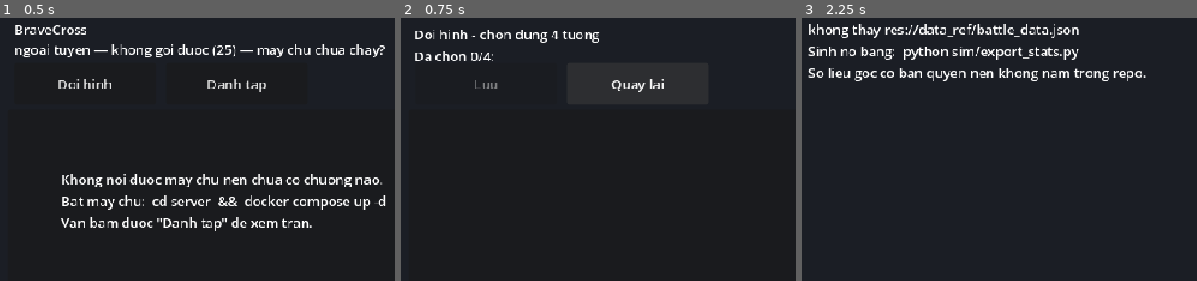
Above: before the commit, frames 1-3 (left to right).
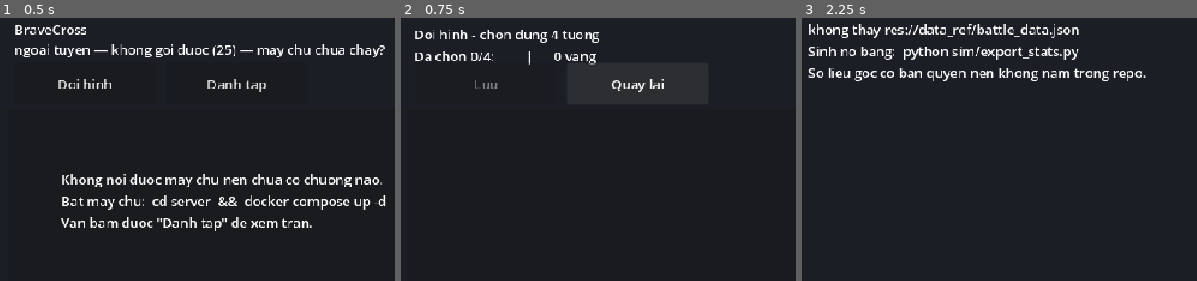
Above: after the commit, the same moments.

Repository: lvthe/bravecross-game
Game: Godot game, scene res://ui/menu.tscn
Same seed, same stepped clock (60 frames per second), same inputs: the game is played once before the commit and once after it.
Inputs:
- Up to frame 1 (0.5 s): no input
- Up to frame 2 (0.75 s): click "Doi hinh" at 0.5 s
- Up to frame 3 (2.25 s): click "Quay lai" at 1.25 s; click "Danh tap" at 2 s
The pictures show only the part of the screen within x 0-50%, y 0-50%; the shares and areas given below are measured in that part.

Frame 1 is identical in both runs. In frame 2, 0.2% of the frame differs, in the area x 32-50%, y 12-18%; in frame 3, nothing differs.

Commit message:
He cap va nang cap, dung AddGrowthFactor cua ban goc
Bang tuong co AddGrowthFactor khac nhau tung tuong (0 den 2,0) va
GameHeroMaxLevelConfig cho cap toi da 40 o pham chat 1. He so tang truong:
(GrowthFactor + AddGrowthFactor * (cap-1)) / GrowthFactor — chia lai cho
GrowthFactor de cap 1 luon bang 1.00, nho vay moi con so tham chieu cu giu
nguyen. LvBuGod x20,5 o cap 40 con GuYong chi x6,9: mot cua chon doi hinh that.

Vang: qua chuong moi duoc 60 x chuong; thang lai chuong da qua duoc 25%. Nang
mot cap ton 40 x cap hien tai. RPC bx.level_up, may chu tru vang va ghi ban
luu; client khong tu dat cap duoc.

Cai o ca ba ban Python/GDScript/Lua nhu thuong le.

HAI LOI THIET KE DA SUA, deu la be tac that:

1. Chuong 1 boc trung tuong manh nhat. Doi dich boc ngau nhien tu ca bang nen
   chuong 1 gap ngay LvBuGod: hoa 2-2, tran gan nhu tat dinh nen danh lai bao
   nhieu lan cung hoa, khong co vang de nang cap — ket cung ngay chuong dau.
   Da thu that: 6 tran deu hoa. Nay doi dich lay tu cua so truot tren danh
   sach xep theo suc manh.

2. Ket o mot chuong la het duong kiem vang. Ban dau chi chuong moi moi thuong.
   Nay thang chuong cu van duoc 25%.

Man doi hinh hien cap, ky nang va vang, moi tuong mot nut nang cap.

Tat ca xanh: 144/144 rig, 12/12 doi chieu chien dau, 24/24 giao van, 24/24
phien choi, 43/43 RPC, 35/35 mo phong Python, 37/37 luat may chu.

Co-Authored-By: Claude Opus 5 <noreply@anthropic.com>

Diff:
--- a/battle/battle.gd
+++ b/battle/battle.gd
@@ -178,7 +178,12 @@
 					LEFT_X if t == 0 else RIGHT_X,
 					MID_Y + (float(i) - (roster[t].size() - 1) * 0.5) * ROW_GAP)
 			add_child(u)
-			u.setup(combat.make(hero_name), t, combat.rules, rng,
+			# Doi cua nguoi choi dung cap that; doi dich luon cap 1 (do manh
+			# cua chung the hien qua he so cua chuong).
+			var lv := 1
+			if t == 0 and session != null:
+				lv = session.level_of(hero_name)
+			u.setup(combat.make(hero_name, lv), t, combat.rules, rng,
 					(ART + hero_name) if with_art else "", RIG_SCALE)
 			teams[t].append(u)
 	_refresh()
--- a/battle/combat.gd
+++ b/battle/combat.gd
@@ -31,6 +31,16 @@
 	"GongJi":    {"ap": 1.2},           # cong kich: sat thuong cao
 	"ShiXue":    {"lifesteal": 0.15},   # thi huyet: hut mau
 }
+
+
+## He so tang truong theo cap, CHUAN HOA ve 1.0 o cap 1. Phai KHOP
+## level_growth() trong sim/battle.py va o server/modules/battle.lua.
+static func level_growth(row: Dictionary, level: int) -> float:
+	var g := float(row.get("GrowthFactor", 1))
+	if g == 0.0:
+		g = 1.0
+	var add := float(row.get("AddGrowthFactor", 0.0))
+	return (g + add * float(maxi(1, level) - 1)) / g
 
 
 ## Mot tuong da quy ra chi so, giu luon mau va no hien tai.
@@ -54,12 +64,16 @@
 	var taken: float          ## he so sat thuong PHAI CHIU (thuoc ben chiu)
 	var pierce: float         ## bo qua bao nhieu phan giap doi phuong
 	var lifesteal: float
-
-	func _init(row: Dictionary, base: Dictionary, rules: Dictionary) -> void:
+	var level: int
+
+	func _init(row: Dictionary, base: Dictionary, rules: Dictionary,
+			lv: int = 1) -> void:
+		level = maxi(1, lv)
 		name = row.get("HeroSprite", "?")
 		job = int(row.get("HeroJobType", 0))
 		rarity = int(row.get("HeroRarity", 0))
 		var g: float = float(row.get("GrowthFactor", 1)) if rules.get("useGrowth", false) else 1.0
+		g *= Combat.level_growth(row, level)
 		hp_max = float(base["HpBase"]) * float(row["Viability"]) * g
 		ap_min = float(base["MinApBase"]) * float(row["AttackCapability"]) * g
 		ap_max = float(base["MaxApBase"]) * float(row["AttackCapability"]) * g
@@ -150,10 +164,15 @@
 	return ""
 
 
-func make(hero_name: String) -> Fighter:
+func make(hero_name: String, level: int = 1) -> Fighter:
 	if not heroes.has(hero_name):
 		return null
-	return Fighter.new(heroes[hero_name], base, rules)
+	return Fighter.new(heroes[hero_name], base, rules, level)
+
+
+## Cap toi da, lay tu bo du lieu (GameHeroMaxLevelConfig o pham chat 1).
+func max_level() -> int:
+	return int(rules.get("maxLevel", 40))
 
 
 ## Mot tran tay doi, khong do hoa. Tra ve {result, hits, seconds}
--- a/net/player_session.gd
+++ b/net/player_session.gd
@@ -21,7 +21,7 @@
 
 ## Doi so nay khi cau truc ban luu thay doi, de con biet duong nang cap.
 ## Phai khop SAVE_VERSION ben server/modules/battle.lua.
-const SAVE_VERSION := 2
+const SAVE_VERSION := 3
 
 var client: NakamaClient = null
 var data: Dictionary = {}
@@ -48,6 +48,8 @@
 		"roster": [],
 		"wins": 0, "losses": 0, "draws": 0, "battles": 0,
 		"cleared": 0,                 # chuong cao nhat da qua
+		"gold": 0,
+		"levels": {},                 # ten tuong -> cap
 		"lastResult": "",
 		"updatedAt": 0,
 	}
@@ -92,8 +94,13 @@
 	var d: Dictionary = raw
 	# Thieu mot ten o day la truong do bien mat lang le: may chu van giu, nhung
 	# client doc ra khong thay. Da dinh dung the voi "cleared".
-	for k in ["wins", "losses", "draws", "battles", "cleared"]:
+	for k in ["wins", "losses", "draws", "battles", "cleared", "gold"]:
 		out[k] = int(d.get(k, 0))
+	var levels := {}
+	if typeof(d.get("levels")) == TYPE_DICTIONARY:
+		for name in d["levels"]:
+			levels[str(name)] = maxi(1, int(d["levels"][name]))
+	out["levels"] = levels
 	out["lastResult"] = String(d.get("lastResult", ""))
 	out["updatedAt"] = int(d.get("updatedAt", 0))
 	var roster: Array = []
@@ -163,6 +170,28 @@
 			"laneWins": d.get("laneWins", {})}
 
 
+## Nang mot tuong len mot cap. May chu tru vang va ghi ban luu.
+func level_up(hero_name: String) -> Dictionary:
+	if not online:
+		return {"ok": false, "error": "dang choi ngoai tuyen, khong nang cap duoc"}
+	var r := await client.call_rpc("bx.level_up", {"hero": hero_name})
+	if not r.ok:
+		last_error = String(r.get("error", "khong nang cap duoc"))
+		return r
+	data = _upgrade(r.data.get("save", {}))
+	return {"ok": true, "hero": hero_name, "level": int(r.data.get("level", 1)),
+			"cost": int(r.data.get("cost", 0))}
+
+
+func level_of(hero_name: String) -> int:
+	var lv: Dictionary = data.get("levels", {})
+	return maxi(1, int(lv.get(hero_name, 1)))
+
+
+func gold() -> int:
+	return int(data.get("gold", 0))
+
+
 ## Ngoai tuyen: cong ket qua vao bo nho. Online thi khong dung — may chu cong.
 func flush() -> Dictionary:
 	if not online:
@@ -176,8 +205,9 @@
 func status_line() -> String:
 	if not online:
 		return "ngoai tuyen — %s" % (last_error if last_error != "" else "khong ro")
-	return "%s  ·  %d tran: %d thang / %d thua / %d hoa%s" % [
+	return "%s  ·  %d vang  ·  chuong %d  ·  %d tran: %d thang / %d thua / %d hoa%s" % [
 			client.username if client.username != "" else client.user_id.substr(0, 8),
+			gold(), int(data.get("cleared", 0)),
 			int(data.get("battles", 0)), int(data.get("wins", 0)),
 			int(data.get("losses", 0)), int(data.get("draws", 0)),
 			"  (chua luu)" if dirty else ""]
--- a/tools/verify_rpc.gd
+++ b/tools/verify_rpc.gd
@@ -156,13 +156,17 @@
 
 	print("\n=== 4. CLIENT KHONG DUOC GHI BAN LUU ===")
 	# Day moi la phan cuong che. Khong co no thi moi thu tren chi la hinh thuc.
+	# Doc lai ngay truoc khi thu: cac muc tren vua danh them tran, nen con so
+	# ghi tu muc 3 da cu. (Da dinh: test bao hong vi so sanh voi so cu.)
+	var w_now := int(ses.data.get("wins", -1))
 	var cheat := await ses.client.save({"wins": 999999, "battles": 999999})
 	_check(not cheat.ok, "may chu tu choi ban luu do client ghi thang")
 	_check(String(cheat.get("error", "")).to_lower().contains("permission"),
 			"tu choi vi phan quyen", String(cheat.get("error", "")))
 	var after := await ses.client.load_save()
-	_check(int((after.get("data", {}) as Dictionary).get("wins", -1)) == w,
-			"so thang khong bi sua", str((after.get("data", {}) as Dictionary).get("wins")))
+	_check(int((after.get("data", {}) as Dictionary).get("wins", -1)) == w_now,
+			"so thang khong bi sua",
+			"%s vs %d" % [(after.get("data", {}) as Dictionary).get("wins"), w_now])
 
 	# Va duong cu cua PlayerSession cung phai tu choi, khong im lang.
 	var fl := await ses.flush()
--- a/ui/roster.gd
+++ b/ui/roster.gd
@@ -8,6 +8,10 @@
 extends Control
 
 const TEAM_SIZE := 4
+## Phai khop LEVEL_COST va maxLevel ben server/modules/battle.lua. May chu van
+## la ben kiem; hai so nay chi de ve nut cho dung.
+const LEVEL_COST := 40
+const MAX_LEVEL := 40
 
 @onready var _grid: GridContainer = $Scroll/Grid
 @onready var _picked_label: Label = $Picked
@@ -30,16 +34,55 @@
 func _build() -> void:
 	for c in _grid.get_children():
 		c.queue_free()
-	for name in Game.hero_names():
+	for hero_name in Game.hero_names():
+		# Moi tuong mot hang: nut chon (rong) + nut nang cap (nho).
+		var row := HBoxContainer.new()
+		row.add_theme_constant_override("separation", 4)
+
 		var b := Button.new()
-		b.custom_minimum_size = Vector2(394, 46)
+		# Mot cot cho de doc: 690 + 4 + 96 = 790, vua khung cuon rong 800.
+		b.custom_minimum_size = Vector2(690, 46)
 		b.toggle_mode = true
-		b.button_pressed = _picked.has(name)
-		b.text = _label(name)
+		b.button_pressed = _picked.has(hero_name)
+		b.text = _label(hero_name)
 		_mark(b, b.button_pressed)
-		b.toggled.connect(_on_toggle.bind(name, b))
-		_grid.add_child(b)
+		b.toggled.connect(_on_toggle.bind(hero_name, b))
+		row.add_child(b)
+
+		var up := Button.new()
+		up.custom_minimum_size = Vector2(96, 46)
+		up.text = "+%d vang" % _price(hero_name)
+		up.disabled = not _can_afford(hero_name)
+		up.pressed.connect(_on_level_up.bind(hero_name))
+		row.add_child(up)
+
+		_grid.add_child(row)
 	_refresh()
+
+
+## Gia nang mot cap. May chu moi la ben quyet dinh; o day chi de hien nut.
+func _price(hero_name: String) -> int:
+	return LEVEL_COST * _level(hero_name)
+
+
+func _level(hero_name: String) -> int:
+	return Game.session.level_of(hero_name) if Game.session != null else 1
+
+
+func _can_afford(hero_name: String) -> bool:
+	if Game.session == null or not Game.session.online:
+		return false
+	if _level(hero_name) >= MAX_LEVEL:
+		return false
+	return Game.session.gold() >= _price(hero_name)
+
+
+func _on_level_up(hero_name: String) -> void:
+	var r := await Game.session.level_up(hero_name)
+	if not r.ok:
+		_picked_label.text = "Khong nang cap duoc: %s" % str(r.get("error", ""))
+		return
+	_build()
 
 
 ## Ky nang rieng, dich sang tieng Viet cho de chon. Ban goc chi luu TEN ky
@@ -63,8 +106,8 @@
 	var sk := String(row.get("TalentSkill", ""))
 	# Ky nang chua dat hieu ung thi ghi ten tran, khong bia nghia cho no.
 	var note: String = SKILL_VI.get(sk, sk if sk != "" else "-")
-	return "%-18s %d/%d  %s" % [
-			hero_name, int(row.get("AttackCapability", 0)),
+	return "%-20s Lv%-3d  cong %d  thu %d   %s" % [
+			hero_name, _level(hero_name), int(row.get("AttackCapability", 0)),
 			int(row.get("Viability", 0)), note]
 
 
@@ -89,8 +132,9 @@
 
 func _refresh() -> void:
 	# Cot so la bac cong/thu.
-	_picked_label.text = "Da chon %d/%d:   %s" % [
-			_picked.size(), TEAM_SIZE, ", ".join(_picked)]
+	_picked_label.text = "Da chon %d/%d:   %s      |      %d vang" % [
+			_picked.size(), TEAM_SIZE, ", ".join(_picked),
+			Game.session.gold() if Game.session != null else 0]
 	_save.disabled = _picked.size() != TEAM_SIZE
 
 
--- a/ui/roster.tscn
+++ b/ui/roster.tscn
@@ -64,5 +64,7 @@
 offset_bottom = 562.0
 
 [node name="Grid" type="GridContainer" parent="Scroll"]
-custom_minimum_size = Vector2(796, 0)
-columns = 2
+custom_minimum_size = Vector2(790, 0)
+columns = 1
+theme_override_constants/h_separation = 10
+theme_override_constants/v_separation = 4
Not shown, changed: README.md
Not shown, changed: server/modules/battle.lua
Not shown, changed: sim/battle.py
Not shown, changed: sim/export_stats.py
Not shown, changed: tools/test_server_lua.py
